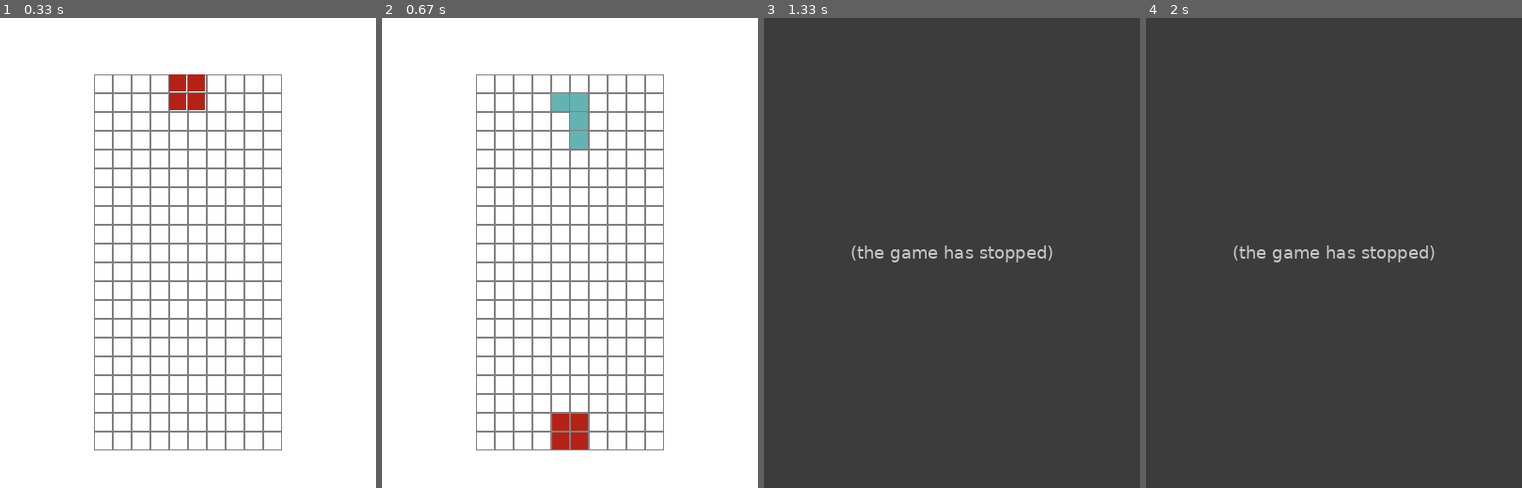
Above: before the commit, frames 1-4 (left to right).
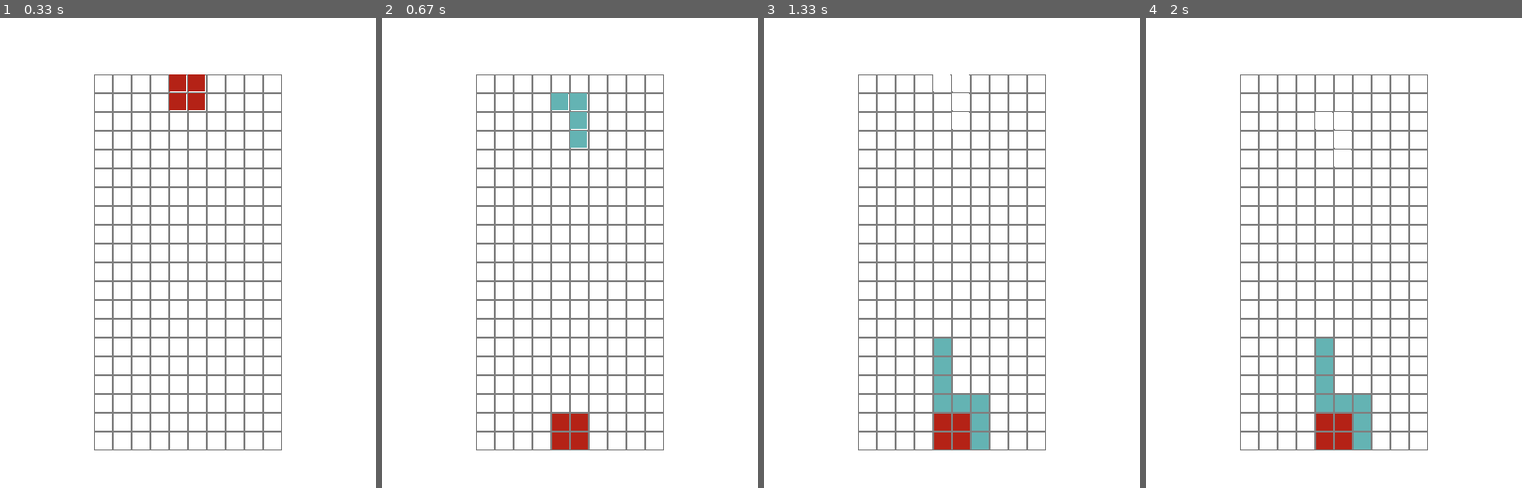
Above: after the commit, the same moments.

Repository: jeffreyperdue/ase-420-team-project
Game: pygame game, started from app.py
The game is run twice, just before and just after one commit, with the same random seed, the same clock (stepped at 60 frames per second) and the same inputs.
Inputs:
- Up to frame 1 (0.33 s): no input
- Up to frame 2 (0.67 s): tap Space at 0.33 s
- Up to frame 3 (1.33 s): hold Right 0.67-1.13 s; tap Space at 0.73, 1.03 s
- Up to frame 4 (2 s): no input

Frame 1 is identical in both runs. In frame 2, less than 0.1% of the frame differs, in the area x 45-55%, y 16-28%; in frame 3, 100%, in the area x 0-100%, y 0-100%; in frame 4, 100%.
Before the commit the program exited at 0.75 s; later frames show no game.

Commit message:
found issue with board, go_down, go_side, and rotate would always call place_piece, leading to issue like spawning a second piece immediately or placing the piece floating in the grid (not because of a collision)

Diff:
--- a/src/game/board.py
+++ b/src/game/board.py
@@ -229,7 +229,6 @@
             piece.y -= 1
             self.place_piece(piece)
             return False
-        self.place_piece(piece)
         return True
 
     def go_side(self, x_movement, piece) -> None:
@@ -243,7 +242,7 @@
         piece.x += x_movement
         if self.will_piece_collide(piece):
             piece.x -= x_movement
-        self.place_piece(piece)
+
 
     def rotate(self, piece) -> None:
         """
@@ -256,4 +255,3 @@
         piece.rotation = (piece.rotation + 1) % len(SHAPES[piece.type])
         if self.will_piece_collide(piece):
             piece.rotation = old_rotation
-        self.place_piece(piece)
